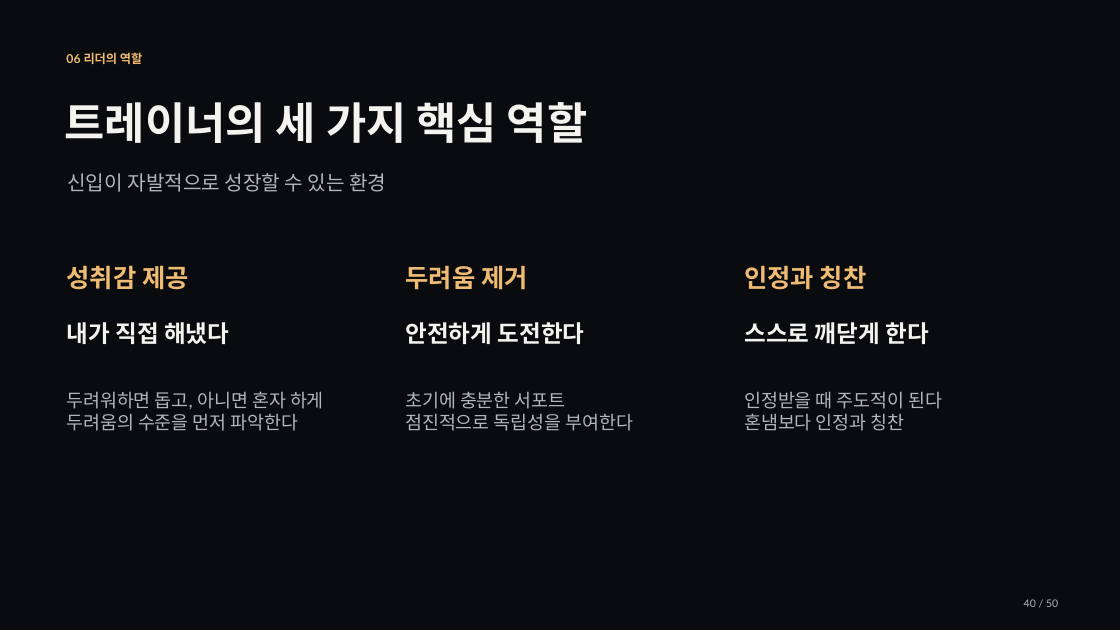
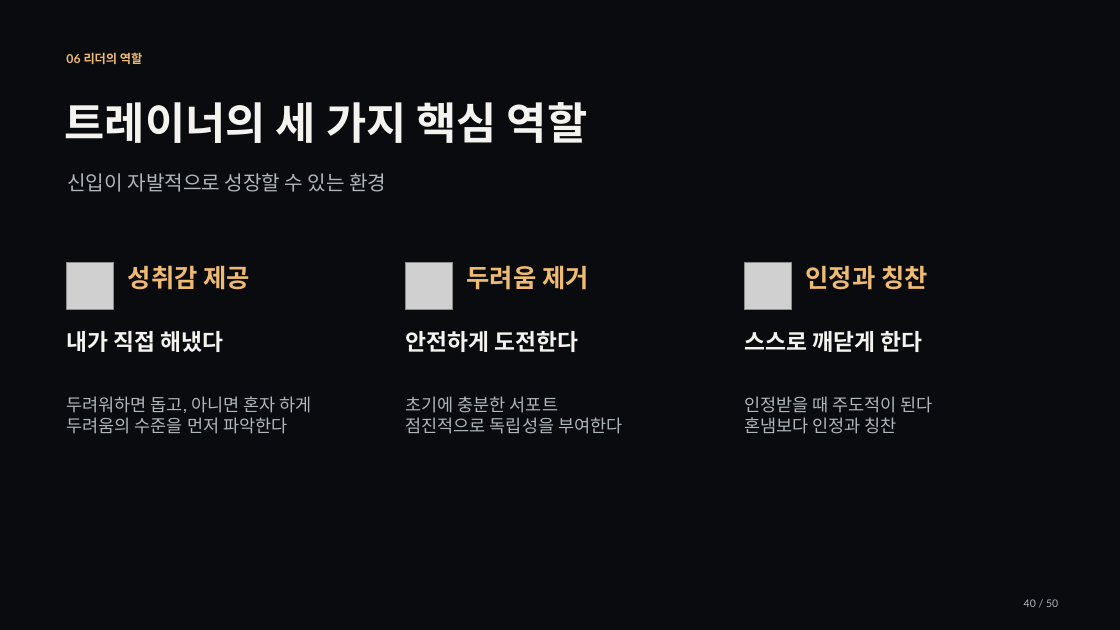
Before and after one commit to jaeyoung5178-bot/Presence, a slide deck: slide 40 of education/training/signature/training-signature.pptx. Drawn at 1120x630 pixels with LibreOffice and Linux fonts; fonts in the diff are those of the drawing; grey boxes stand for pictures. Boxes give left, top, right and bottom in pixels: in the first picture for what was removed or moved away, otherwise in the second. Text is boxed around its words. In the diff, an @@ line names an element or a change of style, - is before the commit and + after.

```diff
--- a/education/training/signature/training-signature.pptx
+++ b/education/training/signature/training-signature.pptx
@@ picture added at bbox=[66, 262, 113, 309] @@
@@ text "성취감 제공": place and size @@
-text "성취감 제공" at bbox=[67, 265, 189, 290]
+text "성취감 제공" at bbox=[128, 265, 250, 290]
@@ picture added at bbox=[406, 262, 453, 309] @@
@@ text "두려움 제거": place and size @@
-text "두려움 제거" at bbox=[405, 265, 528, 290]
+text "두려움 제거" at bbox=[467, 265, 589, 290]
@@ picture added at bbox=[744, 262, 791, 309] @@
@@ text "인정과 칭찬": place and size @@
-text "인정과 칭찬" at bbox=[744, 265, 867, 290]
+text "인정과 칭찬" at bbox=[806, 265, 928, 290]
@@ text "내가 직접 해냈다": place and size @@
-text "내가 직접 해냈다" at bbox=[67, 322, 229, 344]
+text "내가 직접 해냈다" at bbox=[67, 331, 224, 352]
@@ text "안전하게 도전한다": place and size @@
-text "안전하게 도전한다" at bbox=[405, 322, 585, 344]
+text "안전하게 도전한다" at bbox=[405, 331, 578, 352]
@@ size 20.2 to 19.5 pt in 3 elements at bbox=[67, 331, 224, 352], bbox=[405, 331, 578, 352], bbox=[744, 331, 922, 352] @@
@@ text "스스로 깨닫게 한다": place and size @@
-text "스스로 깨닫게 한다" at bbox=[744, 322, 929, 344]
+text "스스로 깨닫게 한다" at bbox=[744, 331, 922, 352]
@@ size 15.8 to 15 pt in 3 elements at bbox=[67, 396, 312, 434], bbox=[405, 396, 622, 434], bbox=[744, 396, 933, 434] @@
```
Also in this commit, not shown: 24 other slides changed, 34 other files.
